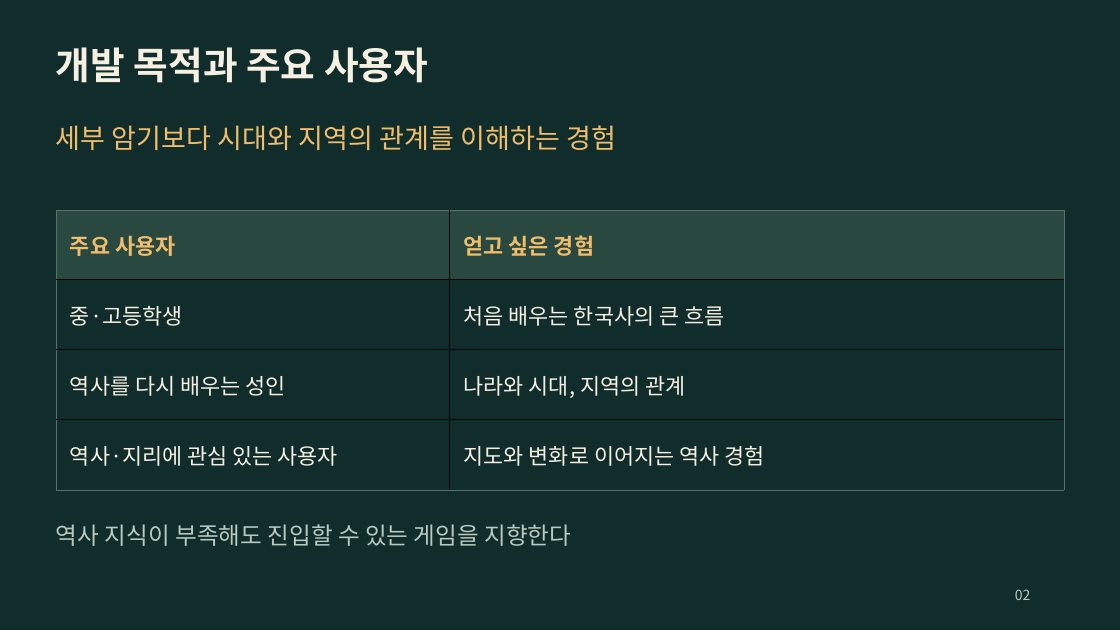
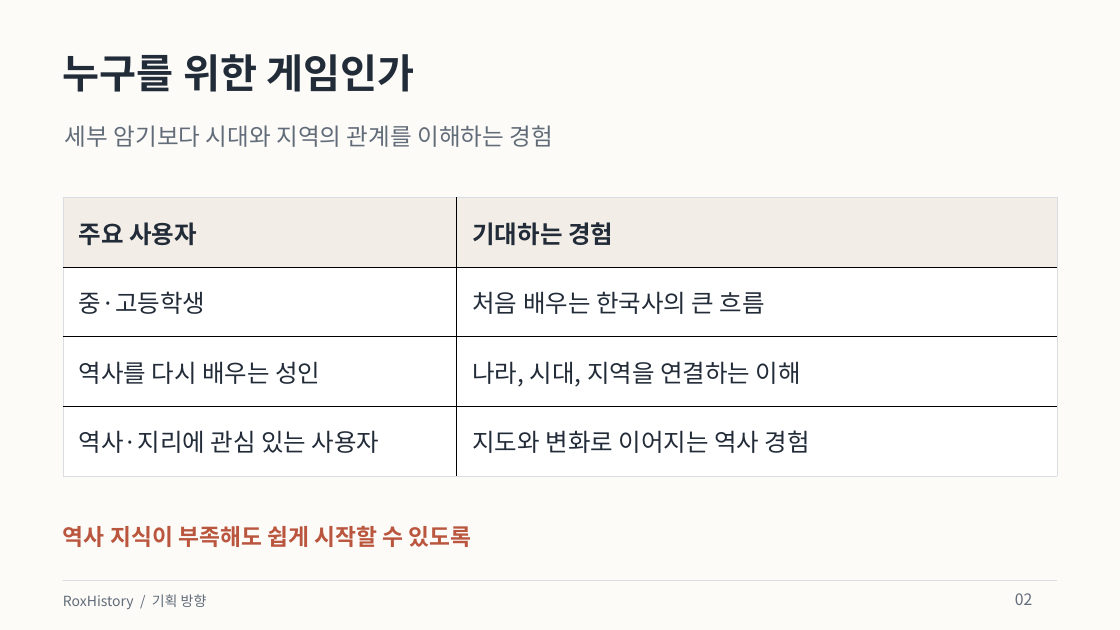
Before and after one commit to byungho-cho/roxhistory, a slide deck: slide 2 of presentations/RoxHistory_Overview_v0.1-handover.pptx. Drawn at 1120x630 pixels with LibreOffice and Linux fonts; fonts in the diff are those of the drawing. Boxes give left, top, right and bottom in pixels: in the first picture for what was removed or moved away, otherwise in the second. Text is boxed around its words. In the diff, an @@ line names an element or a change of style, - is before the commit and + after.

Commit message:
design: refresh presentations with a light editorial style and concise copy

```diff
--- a/presentations/RoxHistory_Overview_v0.1-handover.pptx
+++ b/presentations/RoxHistory_Overview_v0.1-handover.pptx
@@ background #112D2B to #FCFBF8 @@
@@ text removed at bbox=[56, 47, 428, 83] @@
-개발 목적과 주요 사용자
@@ text added at bbox=[63, 54, 414, 92], 34.5 pt, text #222B38, bold @@
+누구를 위한 게임인가
@@ text "세부 암기보다 시대와 지역의 관계를 ...": place and size @@
-text "세부 암기보다 시대와 지역의 관계를 ..." at bbox=[56, 125, 616, 150]
+text "세부 암기보다 시대와 지역의 관계를 ..." at bbox=[65, 125, 553, 147]
@@ text "세부 암기보다 시대와 지역의 관계를 ..." at bbox=[65, 125, 553, 147]: size 23.2 to 20.2 pt, text colour #F0BD6C to #626C79 @@
@@ table at bbox=[63, 197, 1058, 476] @@
-row 1, column 2: 얻고 싶은 경험
+row 1, column 2: 기대하는 경험
-row 3, column 2: 나라와 시대, 지역의 관계
+row 3, column 2: 나라, 시대, 지역을 연결하는 이해
@@ fill #29483F to #F2EEE7 in row 1 @@
@@ fill #112D2B to #FFFFFF in 6 cells @@
@@ size 18.8 to 21 pt in "주요 사용자", "중·고등학생", "처음 배우는 한국사의 큰 흐름", "역사를 다시 배우는 성인" and 2 more places @@
@@ text colour #F0BD6C to #222B38 in "주요 사용자" @@
@@ text colour #F6F0E3 to #222B38 in "중·고등학생", "처음 배우는 한국사의 큰 흐름", "역사를 다시 배우는 성인", "역사·지리에 관심 있는 사용자" and 1 more places @@
@@ borders changed @@
@@ table: place and size @@
-table at bbox=[56, 210, 1065, 490]
+table at bbox=[63, 197, 1058, 476]
@@ text at bbox=[63, 526, 472, 547]: text changed; size 20.2 to 19.5 pt; text colour #B9C9BF to #BA563E; bold on @@
-역사 지식이 부족해도 진입할 수 있는 게임을 지향한다
+역사 지식이 부족해도 쉽게 시작할 수 있도록
@@ rectangle added at bbox=[63, 581, 1057, 581], fill #D9DCE1 @@
@@ text added at bbox=[63, 594, 207, 609], 12 pt, text #626C79 @@
+RoxHistory / 기획 방향
@@ text "02" at bbox=[1015, 593, 1032, 605]: size 12 to 13.5 pt, text colour #B9C9BF to #626C79 @@
```
Also in this commit, not shown: 9 other slides changed, 8 other files.
